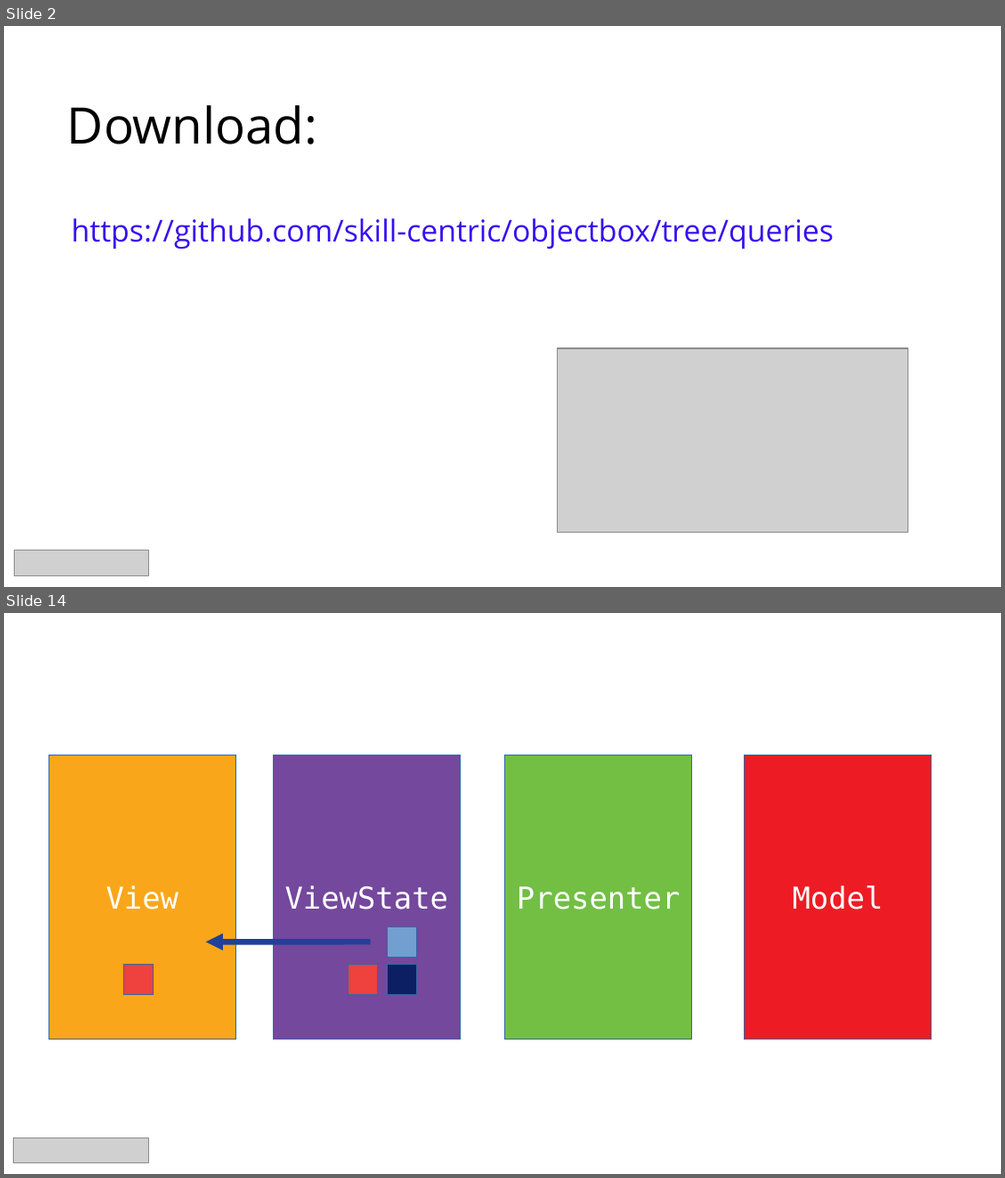
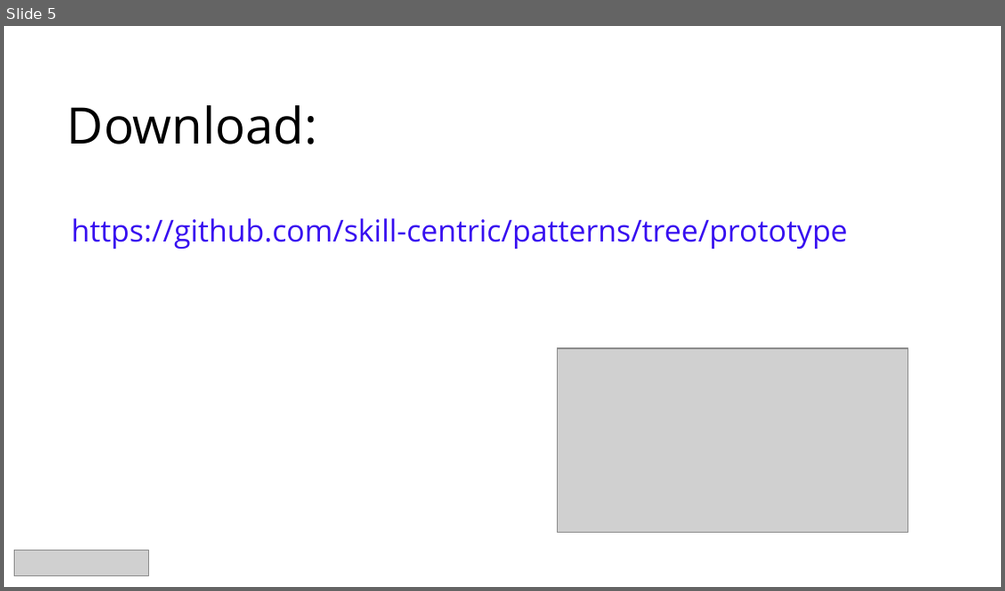
Before and after one commit to skill-centric/utils, a slide deck: src/main/resources/slide-template.pptx. Shown one above the other, each under a label of ours: slides 2 and 14 before the commit, slide 5 after it; the slides between them are not shown. The pictures are 1005x1178 and 1005x591 pixels, drawn with LibreOffice and Linux fonts; fonts in the diff are those of the drawing; grey boxes stand for pictures. Boxes give left, top, right and bottom in pixels: in the first picture for what was removed or moved away, otherwise in the second. Text is boxed around its words. In the diff, an @@ line names an element or a change of style, - is before the commit and + after.

```diff
--- a/src/main/resources/slide-template.pptx
+++ b/src/main/resources/slide-template.pptx
@@ slide 14 removed at bbox=[4, 613, 1001, 1174], background #FFFFFF @@
@@ rectangle removed at bbox=[49, 755, 236, 1039] @@
-View
@@ rectangle removed at bbox=[274, 755, 461, 1039] @@
-ViewState
@@ rectangle removed at bbox=[505, 755, 692, 1039] @@
-Presenter
@@ rectangle removed at bbox=[744, 755, 932, 1039] @@
-Model
@@ rectangle removed at bbox=[387, 927, 416, 957] @@
@@ arrow removed from (371, 942) to (206, 942) @@
@@ rectangle removed at bbox=[123, 965, 154, 995] @@
@@ rectangle removed at bbox=[348, 965, 378, 995] @@
@@ rectangle removed at bbox=[387, 965, 416, 995] @@
@@ picture removed at bbox=[14, 1137, 149, 1163] @@
@@ what was slide 2 is now slide 5 @@
@@ slide 5 changed as well @@
@@ text at bbox=[72, 218, 848, 248]: text changed @@
-https://github.com/skill-centric/objectbox/tree/queries
+https://github.com/skill-centric/patterns/tree/prototype
```
Also in this commit, not shown: 1 other slide changed, 3 slides added, 11 other slides removed.
